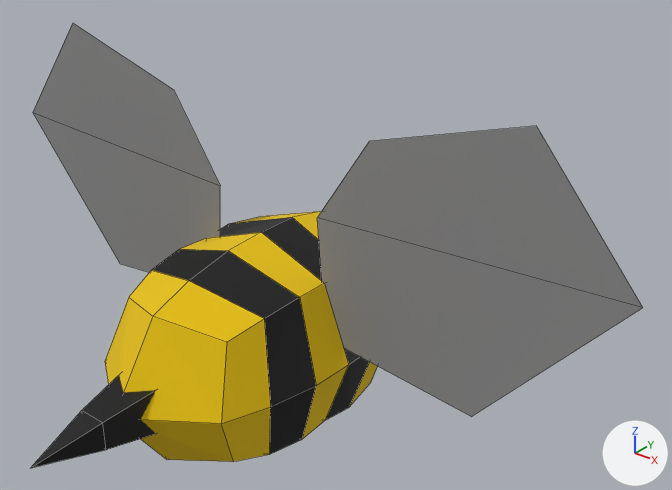
One commit to the Blender file entities/enemies/bee/bee.blend: the scene before it, then after it.
Rendered twice from a 50 mm lens placed at (2.45, -2.56, 2.12), pointed at (0.34, 0.07, 0.48). Lighting does not change. The marker at lower right points along +X, +Y and +Z. The picture after the commit comes second. Mesh edges are drawn as thin lines.

The first picture shows 'Body', 'Stinger', 'Wings'.
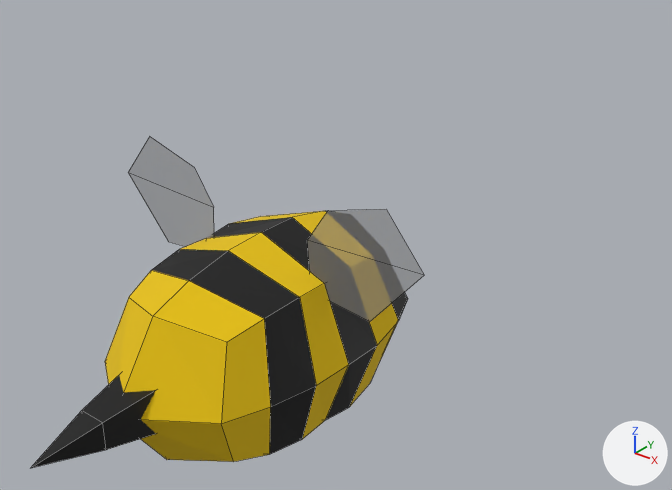
Commit message: Shrink bee model wings

What differs and where, as boxes [x1, y1, x2, y2] in the pictures (672 x 490 px; the box of a moved part takes in the faces that stretch with it):
```json
{"object": "Wings", "change": "surface changed, reshaped", "before": [33, 23, 643, 416], "after": [128, 137, 424, 322], "on screen": "51% narrower, 53% shorter"}
{"part": 1, "of": "me_plane_001", "change": "moved or reshaped", "before": [317, 126, 643, 416], "after": [307, 209, 424, 322]}
{"part": 2, "of": "me_plane_001", "change": "moved or reshaped", "before": [33, 23, 220, 272], "after": [128, 137, 214, 246]}
```

Scene script edits in JSON lines:
```json
{"op": "set", "path": "mat_material_002.alpha", "old": "1.0", "new": "0.571"}
{"block": "me_plane_001", "where": "# used by ob_wings; location = (0.0, 0.0, 0.0); rotation_euler = (1.571, 0.0, 0.0), in degrees (90, 0, 0)"}
{"op": "remove", "block": "me_plane_001", "code": "me_plane_001.from_pydata(...)  # 12 vertices, 4 faces; spans x -1.54..1.62, y 0.01..1.18, z 0.0"}
{"op": "add", "block": "me_plane_001", "code": "me_plane_001.from_pydata(...)  # 12 vertices, 4 faces; spans x -0.84..0.81, y 0.24..0.74, z 0.0"}
{"block": "me_plane_001", "change": "me_plane_001 part 1: the loose piece of 6 vertices spanning x 0.3..1.62, y 0.01..1.18, z 0.0 is scaled about its middle by 0.428, then moved by (-0.43, -0.1, 0.0)"}
{"block": "me_plane_001", "change": "me_plane_001 part 2: the loose piece of 6 vertices spanning x -1.54..-0.23, y 0.01..1.18, z 0.0 is scaled about its middle by 0.428, then moved by (0.33, -0.1, 0.0)"}
```
